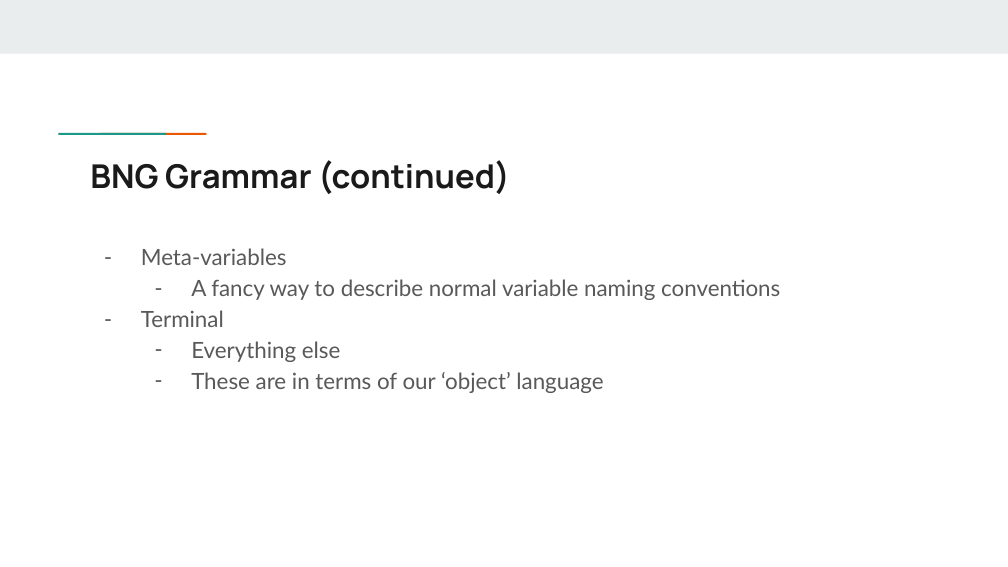
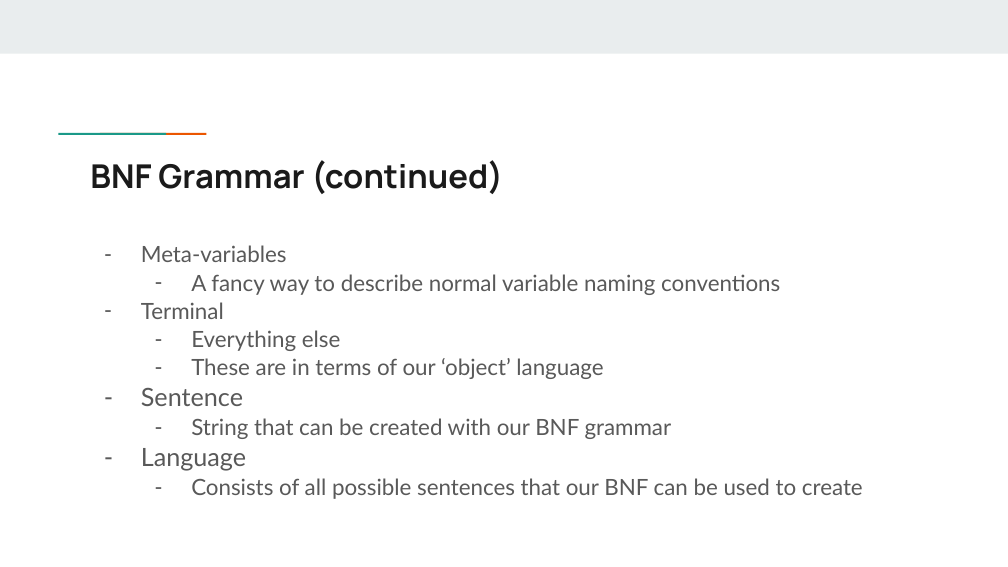
Before and after one commit to SoundWavesHello/ppl_summer_2026, a slide deck: slide 9 of lectures/week_2/Grammar.pptx (slide 8 before the commit). Drawn at 1008x567 pixels with LibreOffice and Linux fonts; fonts in the diff are those of the drawing. Boxes give left, top, right and bottom in pixels: in the first picture for what was removed or moved away, otherwise in the second. Text is boxed around its words. In the diff, an @@ line names an element or a change of style, - is before the commit and + after.

```diff
--- a/lectures/week_2/Grammar.pptx
+++ b/lectures/week_2/Grammar.pptx
@@ title at [90, 160, 503, 194]: text changed @@
-BNG Grammar (continued)
+BNF Grammar (continued)
@@ text at [141, 245, 780, 379]: line spacing 1.15 to 1.05 @@
@@ text at [141, 388, 863, 499]: paragraphs added @@
+– Sentence
+  – String that can be created with our BNF grammar
+– Language
+  – Consists of all possible sentences that our BNF can be used to create
```
Also in this commit, not shown: 4 other slides changed, 3 slides added, 32 other files.
